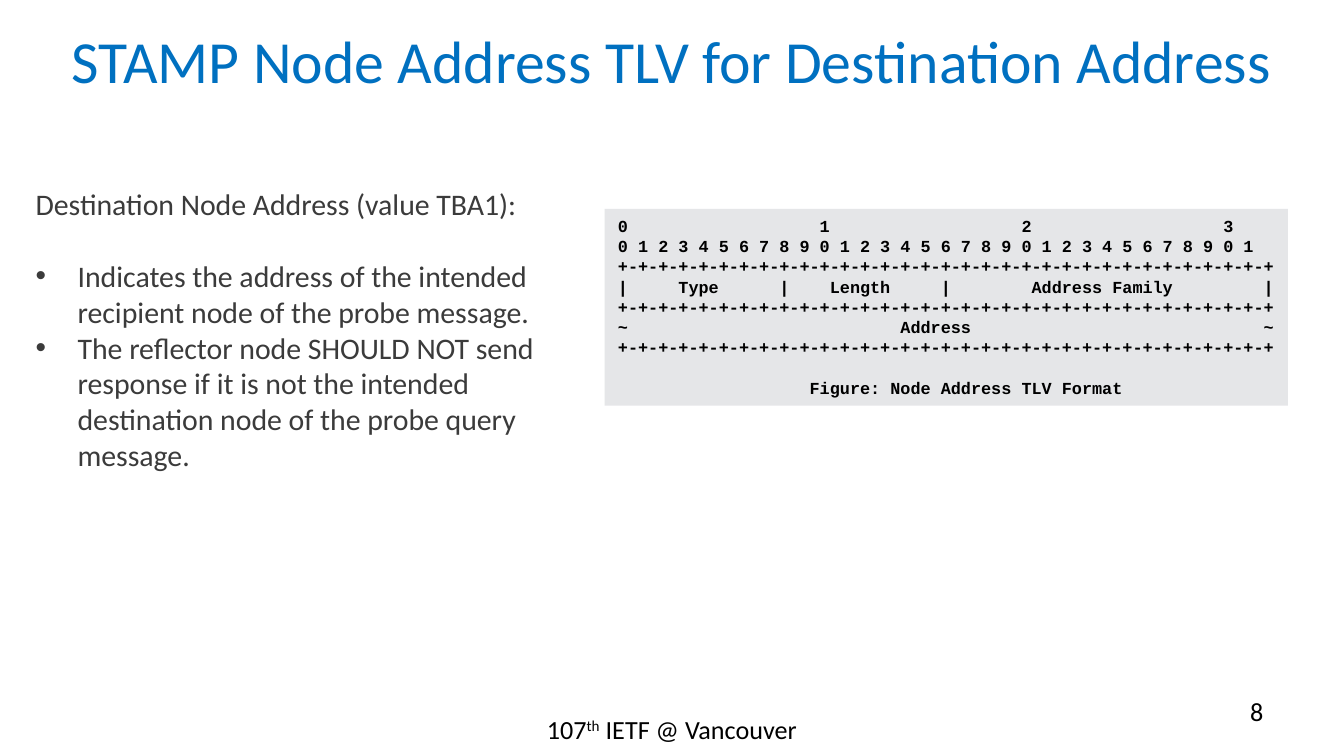
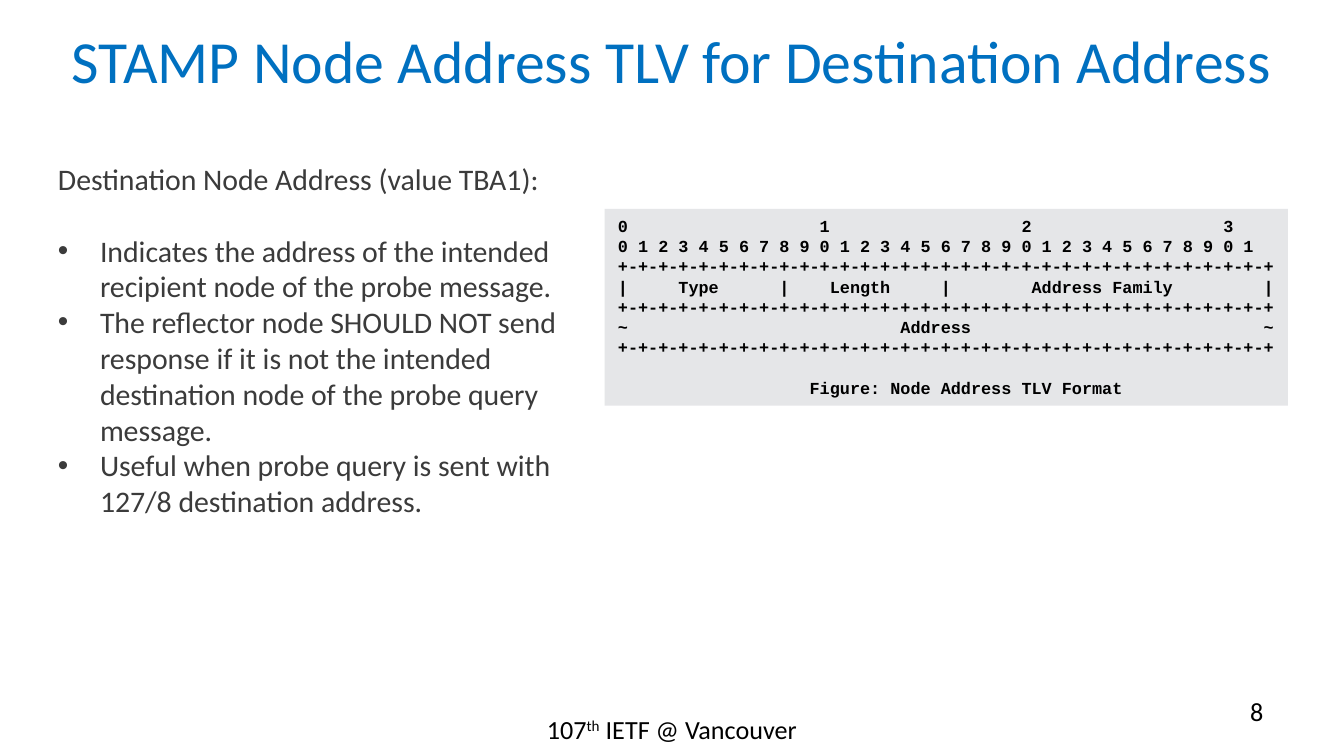
Before and after one commit to rakgandhi/ietf-slides, a slide deck: slide 8 of draft-gandhi-spring-twamp-srpm-07.pptx. Drawn at 1344x756 pixels with LibreOffice and Linux fonts; fonts in the diff are those of the drawing. Boxes give left, top, right and bottom in pixels: in the first picture for what was removed or moved away, otherwise in the second. Text is boxed around its words. In the diff, an @@ line names an element or a change of style, - is before the commit and + after.

```diff
--- a/draft-gandhi-spring-twamp-srpm-07.pptx
+++ b/draft-gandhi-spring-twamp-srpm-07.pptx
@@ text "Destination Node Address (value TBA1):" moved from (x1=36, y1=193, x2=534, y2=471) to (x1=58, y1=168, x2=556, y2=514) @@
@@ text at (x1=100, y1=455, x2=551, y2=514): paragraph added @@
+• Useful when probe query is sent with 127/8 destination address.
```
Also in this commit, not shown: 5 other slides changed.
